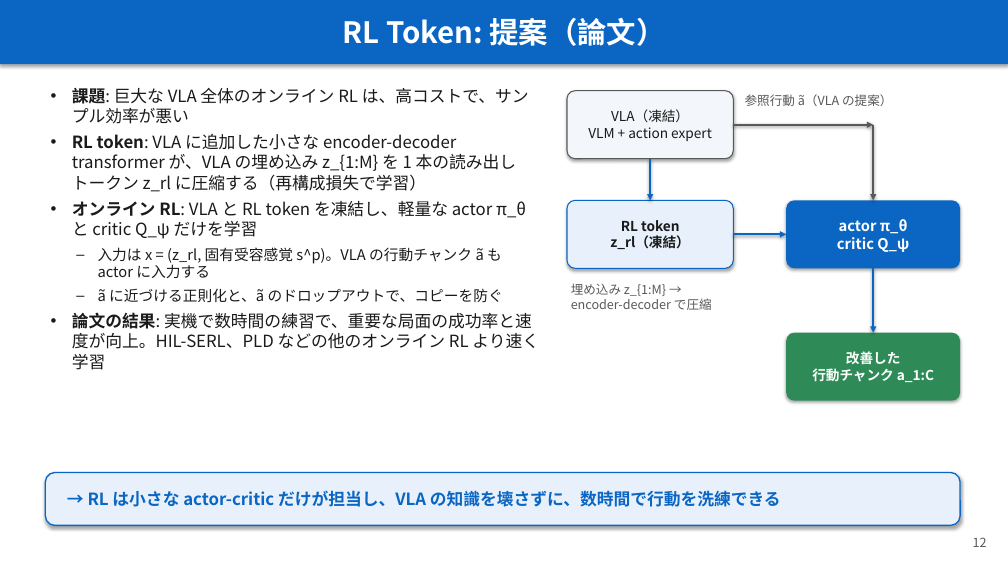
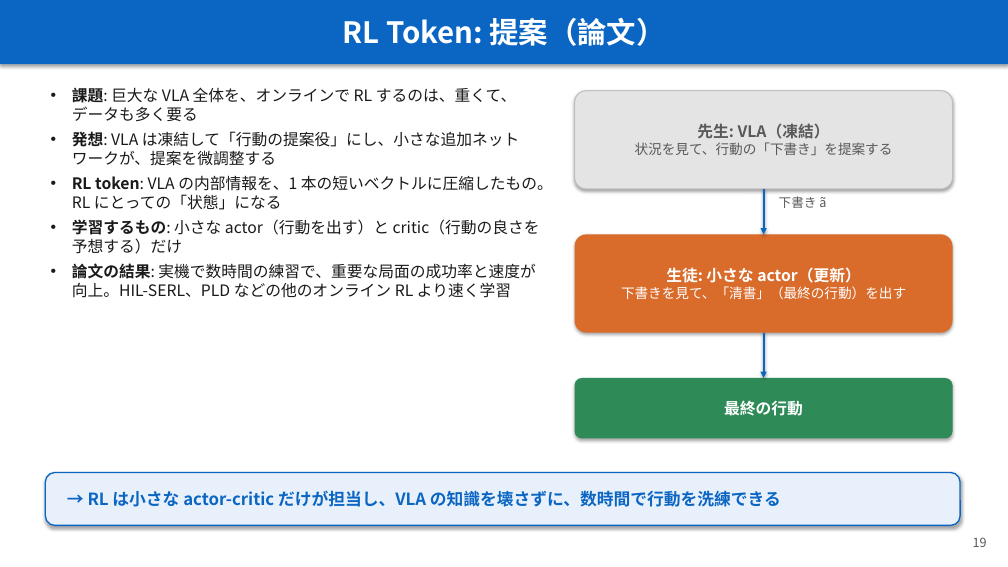
Before and after one commit to Junhand/libero_RL, a slide deck: slide 19 of docs/RECAP_STEAM_RLToken.pptx (slide 12 before the commit). Drawn at 1008x567 pixels with LibreOffice and Linux fonts; fonts in the diff are those of the drawing. Boxes give left, top, right and bottom in pixels: in the first picture for what was removed or moved away, otherwise in the second. Text is boxed around its words. In the diff, an @@ line names an element or a change of style, - is before the commit and + after.

```diff
--- a/docs/RECAP_STEAM_RLToken.pptx
+++ b/docs/RECAP_STEAM_RLToken.pptx
@@ text at [72,85,553,254]: text changed; size 16 to 15 pt @@
-• 課題: 巨大な VLA 全体のオンライン RL は、高コストで、サンプル効率が悪い
-• RL token: VLA に追加した小さな encoder-decoder transformer が、VLA の埋め込み z_{1:M} を 1 本の読み出しトークン z_rl に圧縮する（再構成損失で学習）
-• オンライン RL: VLA と RL token を凍結し、軽量な actor π_θ と critic Q_ψ だけを学習
-– 入力は x = (z_rl, 固有受容感覚 s^p)。VLA の行動チャンク ã も actor に入力する
-– ã に近づける正則化と、ã のドロップアウトで、コピーを防ぐ
+• 課題: 巨大な VLA 全体を、オンラインで RL するのは、重くて、データも多く要る
+• 発想: VLA は凍結して「行動の提案役」にし、小さな追加ネットワークが、提案を微調整する
+• RL token: VLA の内部情報を、1 本の短いベクトルに圧縮したもの。RL にとっての「状態」になる
+• 学習するもの: 小さな actor（行動を出す）と critic（行動の良さを予想する）だけ
@@ rounded rectangle removed at [567,91,734,159] @@
-VLA（凍結）
-VLM + action expert
@@ rounded rectangle added at [575,91,953,189], fill #E4E4E4, outline #BFBFBF 1 pt, 13 pt, text #595959 @@
+先生: VLA（凍結）
+状況を見て、行動の「下書き」を提案する
@@ text removed at [745,94,892,106] @@
-参照行動 ã（VLA の提案）
@@ arrow removed from (734, 125) to (873, 125) @@
@@ arrow removed from (873, 125) to (873, 200) @@
@@ rounded rectangle removed at [567,200,734,268] @@
-RL token
-z_rl（凍結）
@@ arrow moved from (650, 159) - (650, 200) to (764, 189) - (764, 234) @@
@@ text added at [779,196,826,208], 12 pt, text #595959 @@
+下書き ã
@@ rounded rectangle removed at [786,200,960,268] @@
-actor π_θ
-critic Q_ψ
@@ rounded rectangle added at [575,234,953,333], fill #D96B2B, 13 pt, text #FFFFFF @@
+生徒: 小さな actor（更新）
+下書きを見て、「清書」（最終の行動）を出す
@@ arrow removed from (734, 234) to (786, 234) @@
@@ text at [72,263,535,298]: size 16 to 15 pt in "論文の結果: 実機で数時間の練習で、重要な局面の成功率と速度が向上。HIL-SERL、PLD などの他のオンライン RL ..." @@
@@ text removed at [571,283,712,310] @@
-埋め込み z_{1:M} →
-encoder-decoder で圧縮
@@ arrow moved from (873, 268) - (873, 333) to (764, 333) - (764, 378) @@
@@ rounded rectangle removed at [786,333,960,401] @@
-改善した
-行動チャンク a_1:C
@@ rounded rectangle added at [575,378,953,439], fill #2E8B57, 15 pt, text #FFFFFF, bold @@
+最終の行動
@@ text at [973,537,987,547]: text changed @@
-12
+19
```
Also in this commit, not shown: 11 other slides changed, 10 slides added, 1 slide removed, 1 other file.
